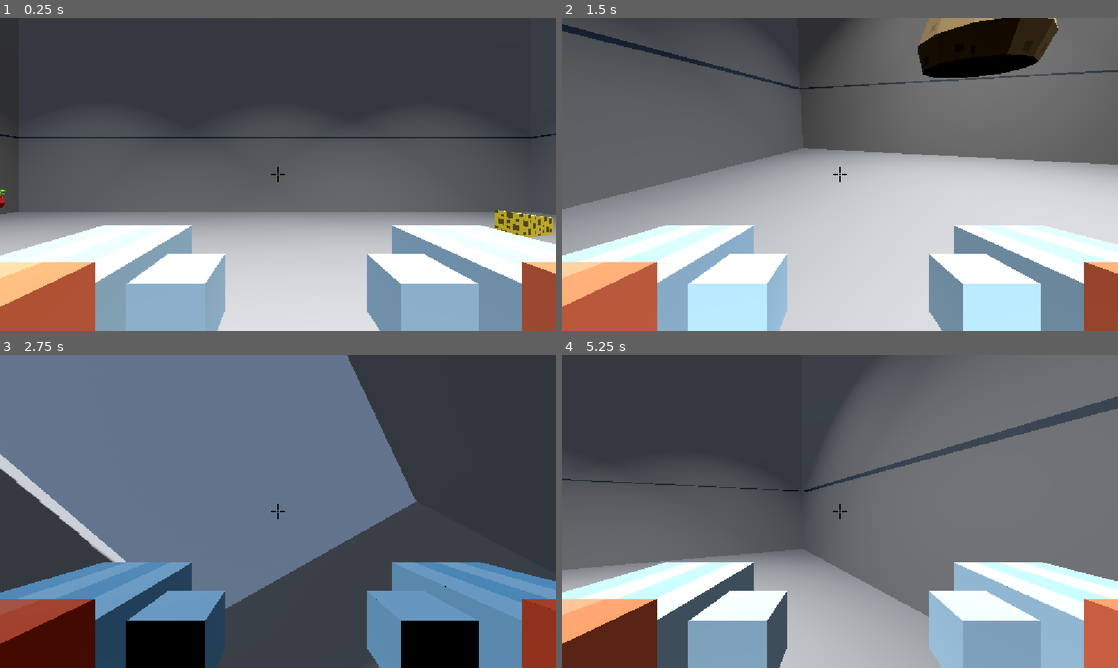
Above: before the commit, frames 1-4 (two rows, left to right).
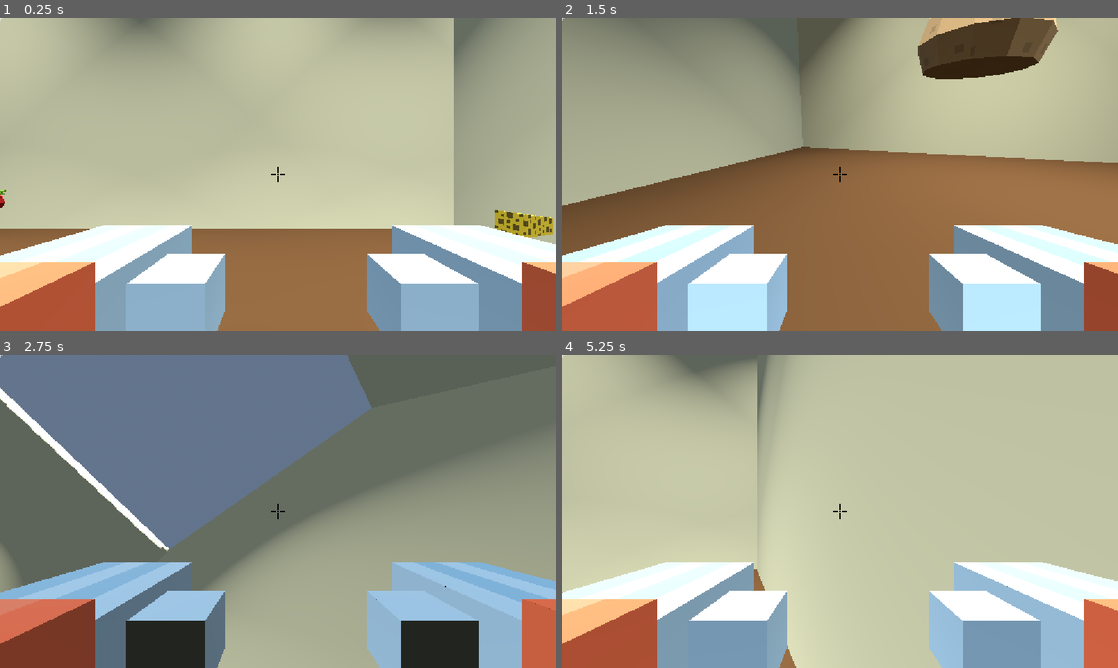
Above: after the commit, the same moments.

Repository: msoloho/Bouncy-Cooking
Game: Godot game, scene res://main.tscn
Same seed, same stepped clock (60 frames per second), same inputs: the game is played once before the commit and once after it.
Inputs (mouse positions are in pixels of both pictures, inside the frame that each line leads up to):
- Up to frame 1 (0.25 s): no input
- Up to frame 2 (1.5 s): tap Enter (ui_accept) at 0.5, 0.77 s; move the mouse to (962, 158) at 0.52 s; hold D (right) 0.53-1.28 s; click (962, 158) at 0.67 s; move the mouse to (728, 190) at 1.27 s; hold S (backwards) from 1.28 s (still down); click (728, 190) at 1.42 s
- Up to frame 3 (2.75 s): tap Enter (ui_accept) at 1.52 s; move the mouse to (333, 442) at 2.02 s; release S (backwards) at 2.03 s; hold D (right) from 2.03 s (still down); click (333, 442) at 2.17 s
- Up to frame 4 (5.25 s): move the mouse to (812, 574) at 2.77 s; release D (right) at 2.78 s; hold W (forwards) 2.78-3.53 s; click (812, 574) at 2.92 s; tap Enter (ui_accept) at 3.02, 3.77, 4.52 s; move the mouse to (1006, 558) at 3.52 s; hold A (left) 3.53-5.03 s; click (1006, 558) at 3.67 s; move the mouse to (673, 464) at 4.27 s; click (673, 464) at 4.42 s; move the mouse to (867, 511) at 5.02 s; hold S (backwards) from 5.03 s (still down); click (867, 511) at 5.17 s

The runs differ from the first frame. In frame 1, 76% of the frame differs, in the area x 0-100%, y 0-100%; in frame 2, 77%; in frame 3, 75%; in frame 4, 84%.

Commit message:
many updates

Diff:
--- /dev/null
+++ b/bouncy-cooking/customer_spawn.gd
@@ -0,0 +1,46 @@
+
+extends Marker3D
+
+@export var customer_scene: PackedScene
+@export var spawn_on_start: bool = true
+@export var customer_scale: float = 1.0
+
+var spawned_customer: Node3D = null
+
+
+func _ready() -> void:
+	print("CUSTOMER SPAWNER LOADED!")
+
+	if spawn_on_start:
+		spawn_customer()
+
+
+func spawn_customer() -> void:
+	# Check whether a character scene is assigned.
+	if customer_scene == null:
+		push_warning("No customer scene assigned!")
+		return
+
+	# Prevent spawning the same customer twice.
+	if is_instance_valid(spawned_customer):
+		return
+
+	# Create the customer.
+	var customer = customer_scene.instantiate() as Node3D
+
+	if customer == null:
+		push_error("Customer scene needs a 3D root node!")
+		return
+
+	# Add her to the kitchen.
+	get_parent().add_child(customer)
+
+	# Move her to the spawn point.
+	customer.global_transform = global_transform
+
+	# Adjust her size if needed.
+	customer.scale *= customer_scale
+
+	spawned_customer = customer
+
+	print("CUSTOMER SPAWNED SUCCESSFULLY!")
--- a/bouncy-cooking/main.tscn
+++ b/bouncy-cooking/main.tscn
@@ -4,6 +4,7 @@
 [ext_resource type="PackedScene" uid="uid://d0y1t8lo223o6" path="res://assets/3D models/Chef-hands.gltf" id="2_0xm2m"]
 [ext_resource type="Script" uid="uid://cakpts84eeq5l" path="res://tomato.gd" id="3_1bvp3"]
 [ext_resource type="PackedScene" uid="uid://c2r68lo3gh80s" path="res://assets/3D models/tomato.gltf" id="3_h2yge"]
+[ext_resource type="Script" uid="uid://cicpvvgko2yff" path="res://pickup_ray.gd" id="3_yaehf"]
 [ext_resource type="Script" uid="uid://b7lr1fr7ekh7v" path="res://dough.gd" id="5_dg77c"]
 [ext_resource type="PackedScene" uid="uid://64dt43lslk83" path="res://assets/3D models/dough.gltf" id="5_lquwl"]
 [ext_resource type="PackedScene" uid="uid://dcq0b4u715gsw" path="res://assets/3D models/cheese.gltf" id="6_7mycd"]
@@ -16,6 +17,8 @@
 [ext_resource type="Script" uid="uid://orqa2ik7d6bh" path="res://pizza.gd" id="10_2cqfq"]
 [ext_resource type="PackedScene" uid="uid://duf7l2xiflbav" path="res://assets/3D models/pizza.gltf" id="10_w48qg"]
 [ext_resource type="PackedScene" uid="uid://c3ykog66lgt01" path="res://assets/3D models/ActiveStovetop.gltf" id="11_ycdy4"]
+[ext_resource type="Script" uid="uid://dpbcukumy3raj" path="res://customer_spawn.gd" id="18_074og"]
+[ext_resource type="PackedScene" uid="uid://cpd04kbv6c4e1" path="res://assets/textures/selena.gltf" id="19_cegan"]
 
 [sub_resource type="ProceduralSkyMaterial" id="ProceduralSkyMaterial_ig7tw"]
 sky_horizon_color = Color(0.66224277, 0.6717428, 0.6867428, 1)
@@ -32,33 +35,42 @@
 friction = 0.0
 bounce = 1.0
 
+[sub_resource type="StandardMaterial3D" id="StandardMaterial3D_074og"]
+albedo_color = Color(0.5581229, 0.38876936, 0.22814313, 1)
+metallic = 0.8
+
 [sub_resource type="BoxMesh" id="BoxMesh_qu58w"]
-size = Vector3(37.48723, 0.5, 29.628784)
+size = Vector3(30.373497, 0.5, 29.628784)
 
 [sub_resource type="BoxShape3D" id="BoxShape3D_7dm0k"]
 size = Vector3(36.77002, 0.5, 29.647705)
 
-[sub_resource type="StandardMaterial3D" id="StandardMaterial3D_4c57u"]
-transparency = 2
-alpha_scissor_threshold = 0.5
-alpha_antialiasing_mode = 0
-blend_mode = 2
-depth_test = 1
-
 [sub_resource type="CapsuleShape3D" id="CapsuleShape3D_lxt76"]
 height = 3.3115234
 
+[sub_resource type="StandardMaterial3D" id="StandardMaterial3D_cegan"]
+albedo_color = Color(1, 1, 0.8117647, 1)
+
 [sub_resource type="BoxMesh" id="BoxMesh_if2el"]
 size = Vector3(0.6485596, 21.101318, 36.613586)
 
 [sub_resource type="BoxShape3D" id="BoxShape3D_lxt76"]
 size = Vector3(0.6505127, 10.007263, 29.147217)
 
+[sub_resource type="StandardMaterial3D" id="StandardMaterial3D_82xsv"]
+albedo_color = Color(1, 1, 0.8117647, 1)
+
 [sub_resource type="BoxShape3D" id="BoxShape3D_if2el"]
 size = Vector3(36.612488, 21.006836, 0.45458984)
 
+[sub_resource type="StandardMaterial3D" id="StandardMaterial3D_ryguw"]
+albedo_color = Color(1, 1, 0.8117647, 1)
+
 [sub_resource type="BoxShape3D" id="BoxShape3D_3ifht"]
 size = Vector3(0.6777344, 21.705933, 29.436615)
+
+[sub_resource type="StandardMaterial3D" id="StandardMaterial3D_getpj"]
+albedo_color = Color(1, 1, 0.8117647, 1)
 
 [sub_resource type="BoxShape3D" id="BoxShape3D_i1ea1"]
 size = Vector3(36.772247, 21.45105, 0.829834)
@@ -94,7 +106,8 @@
 physics_material_override = SubResource("PhysicsMaterial_7mycd")
 
 [node name="MeshInstance3D" type="MeshInstance3D" parent="FLOOR" unique_id=1673982379]
-transform = Transform3D(1, 0, 0, 0, 1, 0, 0, 0, 1, -0.17791748, 0.07249415, -0.18620062)
+transform = Transform3D(1, 0, 0, 0, 1, 0, 0, 0, 1, -4.420731, 0.1795367, 1.940259)
+material_override = SubResource("StandardMaterial3D_074og")
 mesh = SubResource("BoxMesh_qu58w")
 
 [node name="CollisionShape3D" type="CollisionShape3D" parent="FLOOR" unique_id=859566245]
@@ -104,11 +117,6 @@
 [node name="Ceiling" type="StaticBody3D" parent="." unique_id=1163009186]
 transform = Transform3D(1, 0, 0, 0, 1, 0, 0, 0, 1, 0, -0.25, 0)
 
-[node name="MeshInstance3D2" type="MeshInstance3D" parent="Ceiling" unique_id=2138474988]
-transform = Transform3D(1, 0, 0, 0, 1, 0, 0, 0, 1, -0.21455812, 5.856447, -0.18904042)
-mesh = SubResource("BoxMesh_qu58w")
-surface_material_override/0 = SubResource("StandardMaterial3D_4c57u")
-
 [node name="CollisionShape3D" type="CollisionShape3D" parent="Ceiling" unique_id=14732448]
 transform = Transform3D(1, 0, 0, 0, 1, 0, 0, 0, 1, 0.08325195, 0.25, -0.111450195)
 shape = SubResource("BoxShape3D_7dm0k")
@@ -126,6 +134,11 @@
 [node name="gloves" parent="Player/Camera3D" unique_id=1342533134 instance=ExtResource("2_0xm2m")]
 transform = Transform3D(1, 0, 0, 0, 1, 0, 0, 0, 1, 0.008209467, -0.48734665, -0.38752273)
 
+[node name="PickupRay" type="RayCast3D" parent="Player/Camera3D" unique_id=1805093749]
+transform = Transform3D(0, 0, 0, 0, 0, 0, 0, 0, 3, 0, 0, 0)
+collision_mask = 2
+script = ExtResource("3_yaehf")
+
 [node name="Light" type="SpotLight3D" parent="." unique_id=1455459144]
 transform = Transform3D(1, 0, 0, 0, -4.371139e-08, 1, 0, -1, -4.371139e-08, 0, 17.82075, -4.3674726)
 light_energy = 16.0
@@ -178,7 +191,8 @@
 transform = Transform3D(1, 0, 0, 0, 1, 0, 0, 0, 1, 0, 4.153984, 0)
 
 [node name="MeshInstance3D" type="MeshInstance3D" parent="Wall" unique_id=150685891]
-transform = Transform3D(1, 0, 0, 0, 1, 0, 0, 0, 1, -18.595772, 6.4599895, -0.15470028)
+transform = Transform3D(1, 0, 0, 0, 1, 0, 0, 0, 1, -18.575115, 6.4599895, -0.15470028)
+material_override = SubResource("StandardMaterial3D_cegan")
 mesh = SubResource("BoxMesh_if2el")
 
 [node name="CollisionShape3D" type="CollisionShape3D" parent="Wall" unique_id=1482924300]
@@ -186,10 +200,11 @@
 shape = SubResource("BoxShape3D_lxt76")
 
 [node name="Wall2" type="StaticBody3D" parent="." unique_id=291227165]
-transform = Transform3D(1, 0, 0, 0, 1, 0, 0, 0, 1, 0, 4.153984, 0)
+transform = Transform3D(1, 0, 0, 0, 1, 0, 0, 0, 1, -7.130636, 4.153984, 4.981141)
 
 [node name="MeshInstance3D2" type="MeshInstance3D" parent="Wall2" unique_id=1855365649]
 transform = Transform3D(-4.371139e-08, 0, 1, 0, 1, 0, -1, 0, -4.371139e-08, -0.48191357, 6.464487, -14.69807)
+material_override = SubResource("StandardMaterial3D_82xsv")
 mesh = SubResource("BoxMesh_if2el")
 
 [node name="CollisionShape3D" type="CollisionShape3D" parent="Wall2" unique_id=41313036]
@@ -197,10 +212,11 @@
 shape = SubResource("BoxShape3D_if2el")
 
 [node name="Wall3" type="StaticBody3D" parent="." unique_id=2127348692]
-transform = Transform3D(1, 0, 0, 0, 1, 0, 0, 0, 1, 0, 4.153984, 0)
+transform = Transform3D(1, 0, 0, 0, 1, 0, 0, 0, 1, -9.80242, 4.153984, 0)
 
 [node name="MeshInstance3D3" type="MeshInstance3D" parent="Wall3" unique_id=1308728249]
 transform = Transform3D(1, 0, 0, 0, 1, 0, 0, 0, 1, 18.211967, 6.4622383, -0.20686054)
+material_override = SubResource("StandardMaterial3D_ryguw")
 mesh = SubResource("BoxMesh_if2el")
 
 [node name="CollisionShape3D" type="CollisionShape3D" parent="Wall3" unique_id=2031186117]
@@ -212,14 +228,16 @@
 
 [node name="MeshInstance3D4" type="MeshInstance3D" parent="Wall4" unique_id=1483668243]
 transform = Transform3D(-4.371139e-08, 0, 1, 0, 1, 0, -1, 0, -4.371139e-08, -0.48191357, 6.464487, 14.197591)
+material_override = SubResource("StandardMaterial3D_getpj")
 mesh = SubResource("BoxMesh_if2el")
 
 [node name="CollisionShape3D" type="CollisionShape3D" parent="Wall4" unique_id=476574789]
 transform = Transform3D(1, 0, 0, 0, 1, 0, 0, 0, 1, -0.30241394, 6.436385, 14.278954)
 shape = SubResource("BoxShape3D_i1ea1")
 
-[node name="Tomato" type="RigidBody3D" parent="." unique_id=1141108055]
+[node name="Tomato" type="RigidBody3D" parent="." unique_id=1141108055 groups=["pickupable"]]
 transform = Transform3D(1, 0, 0, 0, 1, 0, 0, 0, 1, -11.116027, 1.6213737, -7.677516)
+collision_layer = 3
 mass = 0.001
 physics_material_override = SubResource("PhysicsMaterial_1bvp3")
 contact_monitor = true
@@ -230,14 +248,15 @@
 metadata/draggable = true
 
 [node name="CollisionShape3D" type="CollisionShape3D" parent="Tomato" unique_id=1013695417]
-transform = Transform3D(1, 0, 0, 0, 0.7, 0, 0, 0, 1, -0.020720005, 0.28872085, 0)
+transform = Transform3D(1, 0, 0, 0, 1, 0, 0, 0, 1, -0.020720005, 0.28872085, 0)
 shape = SubResource("SphereShape3D_lxt76")
 
 [node name="tomato" parent="Tomato" unique_id=1066163281 instance=ExtResource("3_h2yge")]
 transform = Transform3D(1, 0, 0, 0, 1, 0, 0, 0, 1, 0, -0.28976607, 0)
 
-[node name="Dough" type="RigidBody3D" parent="." unique_id=330304791]
+[node name="Dough" type="RigidBody3D" parent="." unique_id=330304791 groups=["pickupable"]]
 transform = Transform3D(1, 0, 0, 0, 1, 0, 0, 0, 1, -3.7778397, 3.1570678, 3.5679698)
+collision_layer = 3
 mass = 0.001
 physics_material_override = SubResource("PhysicsMaterial_1bvp3")
 contact_monitor = true
@@ -248,13 +267,14 @@
 metadata/draggable = true
 
 [node name="CollisionShape3D" type="CollisionShape3D" parent="Dough" unique_id=1763703518]
-transform = Transform3D(1, 0, 0, 0, 0.7, 0, 0, 0, 1, 0.01157403, 0.21712208, 0.06422377)
+transform = Transform3D(1, 0, 0, 0, 1, 0, 0, 0, 1, 0.01157403, 0.21712208, 0.06422377)
 shape = SubResource("SphereShape3D_lxt76")
 
 [node name="dough" parent="Dough" unique_id=1350027880 instance=ExtResource("5_lquwl")]
 
-[node name="Cheese" type="RigidBody3D" parent="." unique_id=770695485]
+[node name="Cheese" type="RigidBody3D" parent="." unique_id=770695485 groups=["pickupable"]]
 transform = Transform3D(1, 0, 0, 0, 1, 0, 0, 0, 1, 5.8194447, 1.6213737, -4.698153)
+collision_layer = 3
 mass = 0.001
 physics_material_override = SubResource("PhysicsMaterial_1bvp3")
 contact_monitor = true
@@ -289,8 +309,9 @@
 transform = Transform3D(1, 0, 0, 0, 1, 0, 0, 0, 1, -0.14106941, -0.70107937, -8.549857)
 shape = SubResource("CylinderShape3D_cp0eq")
 
-[node name="Pizza" type="RigidBody3D" parent="." unique_id=872222866]
+[node name="Pizza" type="RigidBody3D" parent="." unique_id=872222866 groups=["pickupable", "pizza"]]
 transform = Transform3D(1, 0, 0, 0, 1, 0, 0, 0, 1, 5.562109, 3.2427473, 9.229825)
+collision_layer = 3
 mass = 0.001
 physics_material_override = SubResource("PhysicsMaterial_1bvp3")
 contact_monitor = true
@@ -301,7 +322,6 @@
 metadata/draggable = true
 
 [node name="CollisionShape3D" type="CollisionShape3D" parent="Pizza" unique_id=510616953]
-transform = Transform3D(1, 0, 0, 0, 1, 0, 0, 0, 1, -0.2986412, 0.565289, -7.266079)
 shape = SubResource("CylinderShape3D_cp0eq")
 
 [node name="Pizza" parent="Pizza" unique_id=64333968 instance=ExtResource("10_w48qg")]
@@ -337,6 +357,11 @@
 texture = ExtResource("8_5vw27")
 expand_mode = 1
 
+[node name="CustomerSpawn" type="Marker3D" parent="." unique_id=287782077]
+transform = Transform3D(1, 0, 0, 0, 1, 0, 0, 0, 1, 0, 2, 8.474684)
+script = ExtResource("18_074og")
+customer_scene = ExtResource("19_cegan")
+
 [connection signal="body_entered" from="Tomato" to="Tomato" method="_on_body_entered"]
 [connection signal="body_entered" from="Dough" to="Dough" method="_on_body_entered"]
 [connection signal="body_entered" from="Cheese" to="Player" method="_on_cheese_body_entered"]
--- /dev/null
+++ b/bouncy-cooking/pickup_ray.gd
@@ -0,0 +1,154 @@
+
+extends RayCast3D
+
+@export var pickup_range: float = 3.0
+@export var hold_distance: float = 0.3
+
+var held_object: RigidBody3D = null
+var old_layer: int = 1
+var old_mask: int = 1
+var old_freeze: bool = false
+
+var prompt_label: Label
+var right_mouse_was_down: bool = false
+
+
+func _ready() -> void:
+	enabled = true
+	collide_with_bodies = true
+	target_position = Vector3(0, 0, -pickup_range)
+
+	print("PICKUP SYSTEM LOADED!")
+
+	# Ignore the player's collision body.
+	var player = get_parent().get_parent() as CollisionObject3D
+
+	if player != null:
+		add_exception(player)
+
+	# Create the on-screen interface.
+	var canvas = CanvasLayer.new()
+	add_child(canvas)
+
+	# Create the crosshair.
+	var crosshair = Label.new()
+	canvas.add_child(crosshair)
+
+	crosshair.text = "+"
+	crosshair.set_anchors_preset(Control.PRESET_CENTER)
+	crosshair.position = Vector2(-12, -18)
+	crosshair.size = Vector2(24, 36)
+	crosshair.horizontal_alignment = HORIZONTAL_ALIGNMENT_CENTER
+	crosshair.add_theme_font_size_override("font_size", 25)
+	crosshair.mouse_filter = Control.MOUSE_FILTER_IGNORE
+
+	# Create the pickup instruction label.
+	prompt_label = Label.new()
+	canvas.add_child(prompt_label)
+
+	prompt_label.set_anchors_preset(Control.PRESET_CENTER)
+	prompt_label.position = Vector2(-150, 35)
+	prompt_label.size = Vector2(300, 35)
+	prompt_label.horizontal_alignment = HORIZONTAL_ALIGNMENT_CENTER
+	prompt_label.add_theme_font_size_override("font_size", 20)
+	prompt_label.mouse_filter = Control.MOUSE_FILTER_IGNORE
+
+
+func _physics_process(_delta: float) -> void:
+
+	# Detect right mouse click.
+	var right_down = Input.is_mouse_button_pressed(MOUSE_BUTTON_RIGHT)
+
+	if right_down and not right_mouse_was_down:
+		print("RIGHT CLICK DETECTED!")
+
+		# Drop the currently held ingredient.
+		if is_instance_valid(held_object):
+			print("Dropping: ", held_object.name)
+			drop_object()
+
+		# Otherwise, try picking up an ingredient.
+		else:
+			force_raycast_update()
+
+			var target = get_collider()
+			print("Raycast hit: ", target)
+
+			if target is RigidBody3D:
+				if target.is_in_group("pickupable"):
+					print("Picking up: ", target.name)
+					pick_up_object(target)
+				else:
+					print("Object is NOT in pickupable group!")
+			else:
+				print("No pickupable ingredient detected!")
+
+	right_mouse_was_down = right_down
+
+	# Keep held ingredient in front of camera.
+	if is_instance_valid(held_object):
+		held_object.global_position = (
+			global_position
+			- global_transform.basis.z * hold_distance
+		)
+
+		prompt_label.text = "Right Click - Drop " + held_object.name
+		return
+
+	held_object = null
+
+	# Check what the player is looking at.
+	var target = get_collider() as RigidBody3D
+
+	if target != null and target.is_in_group("pickupable"):
+		prompt_label.text = "Right Click - Pick up " + target.name
+	else:
+		prompt_label.text = ""
+
+
+func pick_up_object(body: RigidBody3D) -> void:
+
+	print("PICKUP SUCCESSFUL: ", body.name)
+
+	held_object = body
+
+	# Save original physics settings.
+	old_layer = body.collision_layer
+	old_mask = body.collision_mask
+	old_freeze = body.freeze
+
+	# Temporarily disable physics.
+	body.freeze = true
+	body.collision_layer = 0
+	body.collision_mask = 0
+
+	body.linear_velocity = Vector3.ZERO
+	body.angular_velocity = Vector3.ZERO
+
+	# Move ingredient in front of the camera.
+	body.global_position = (
+		global_position
+		- global_transform.basis.z * hold_distance
+	)
+
+
+func drop_object() -> void:
+
+	if not is_instance_valid(held_object):
+		held_object = null
+		return
+
+	var body = held_object
+	held_object = null
+
+	print("DROPPED: ", body.name)
+
+	# Restore original physics.
+	body.collision_layer = old_layer
+	body.collision_mask = old_mask
+	body.freeze = old_freeze
+
+	body.linear_velocity = Vector3.ZERO
+	body.angular_velocity = Vector3.ZERO
+
+	body.sleeping = false
--- a/bouncy-cooking/pizza.gd
+++ b/bouncy-cooking/pizza.gd
@@ -1,24 +1,49 @@
+
 extends RigidBody3D
 
+
 func _ready() -> void:
+	# Keep pizza hidden until cooking is complete.
 	deactivate()
 
+
 func deactivate() -> void:
+	# Hide the pizza.
 	visible = false
 	freeze = true
-	$CollisionShape3D.disabled = true
+
+	# Disable its collision until activated.
+	$CollisionShape3D.set_deferred("disabled", true)
+
+	# Prevent picking up inactive pizza.
+	if is_in_group("pickupable"):
+		remove_from_group("pickupable")
+
+	print("PIZZA INACTIVE - Waiting for ingredients")
+
 
 func activate() -> void:
+	# Show the finished pizza.
 	visible = true
 	$Pizza.visible = true
+
+	# Restore physics and collisions.
 	set_deferred("freeze", false)
 	$CollisionShape3D.set_deferred("disabled", false)
+
+	# Make the finished pizza pickupable.
+	if not is_in_group("pickupable"):
+		add_to_group("pickupable")
+
+	# Preserve the original target functionality.
 	if not is_in_group("target"):
 		add_to_group("target")
 
-func _on_body_entered(body: Node) -> void:
-	if body is CharacterBody3D:
-		visible = false
-		set_deferred("freeze", true)
-		$CollisionShape3D.set_deferred("disabled", true)
-		# Add any points, score, or collection logic here
+	print("PIZZA ACTIVATED - Ready to pick up!")
+
+
+func _on_body_entered(_body: Node) -> void:
+	# Do not automatically remove pizza when
+	# the player touches it.
+	# The pickup system handles interaction.
+	pass
--- a/bouncy-cooking/project.godot
+++ b/bouncy-cooking/project.godot
@@ -14,10 +14,6 @@
 run/main_scene="uid://cbiqe1p6lue44"
 config/features=PackedStringArray("4.7", "Forward Plus")
 config/icon="res://icon.svg"
-
-[autoload]
-
-Global="*uid://owavstx6sfoi"
 
 [display]
 
--- a/bouncy-cooking/stovetop.gd
+++ b/bouncy-cooking/stovetop.gd
@@ -1,35 +1,78 @@
+
 extends StaticBody3D
 
 @export var new_gltf_scene: PackedScene
 @export var hits: int = 3
+
 @onready var model_holder: Node3D = $ModelHolder
 @onready var pizza: Node = get_node_or_null("../Pizza")
 
 var hit_count: int = 0
 var has_swapped: bool = false
 
+
+func _ready() -> void:
+	print("STOVETOP SYSTEM LOADED!")
+	print("Ingredients required: ", hits)
+
+	if pizza == null:
+		push_warning("Pizza node was not found!")
+	else:
+		print("Pizza node found!")
+
+	if new_gltf_scene == null:
+		print("No replacement stove model assigned.")
+
+
 func register_hit() -> void:
-		if has_swapped:
-			return
-		hit_count += 1
-		if hit_count >= hits:
-			swap_model()
-			if pizza:
-				pizza.activate()
+	if has_swapped:
+		return
+
+	hit_count += 1
+
+	print("INGREDIENT REGISTERED: ", hit_count, "/", hits)
+
+	if hit_count >= hits:
+		has_swapped = true
+		print("THREE HITS REGISTERED! Cooking complete!")
+
+		swap_model()
+
+		if is_instance_valid(pizza):
+			if pizza.has_method("activate"):
+				pizza.call("activate")
+				print("PIZZA ACTIVATION REQUESTED!")
+			else:
+				push_warning("Pizza does not have activate()!")
+		else:
+			push_warning("Cannot activate pizza: node missing!")
+
 
 func swap_model() -> void:
 	if new_gltf_scene == null:
+		print("Skipping stove model swap.")
 		return
 
-	has_swapped = true
+	var old_transform := Transform3D.IDENTITY
 
-	var old_transform := Transform3D.IDENTITY
 	if model_holder.get_child_count() > 0:
-		old_transform = model_holder.get_child(0).transform
+		var first_model = model_holder.get_child(0) as Node3D
+
+		if first_model != null:
+			old_transform = first_model.transform
+
+	var instance = new_gltf_scene.instantiate()
+
+	if not instance is Node3D:
+		push_warning("Replacement model must have a Node3D root!")
+		instance.queue_free()
+		return
 
 	for child in model_holder.get_children():
+		model_holder.remove_child(child)
 		child.queue_free()
 
-	var new_model = new_gltf_scene.instantiate()
-	new_model.transform = old_transform
-	model_holder.add_child(new_model)
+	model_holder.add_child(instance)
+	instance.transform = old_transform
+
+	print("STOVETOP MODEL SWAPPED!")
Not shown, added: bouncy-cooking/customer_spawn.gd.uid
Not shown, added: bouncy-cooking/pickup_ray.gd.uid
